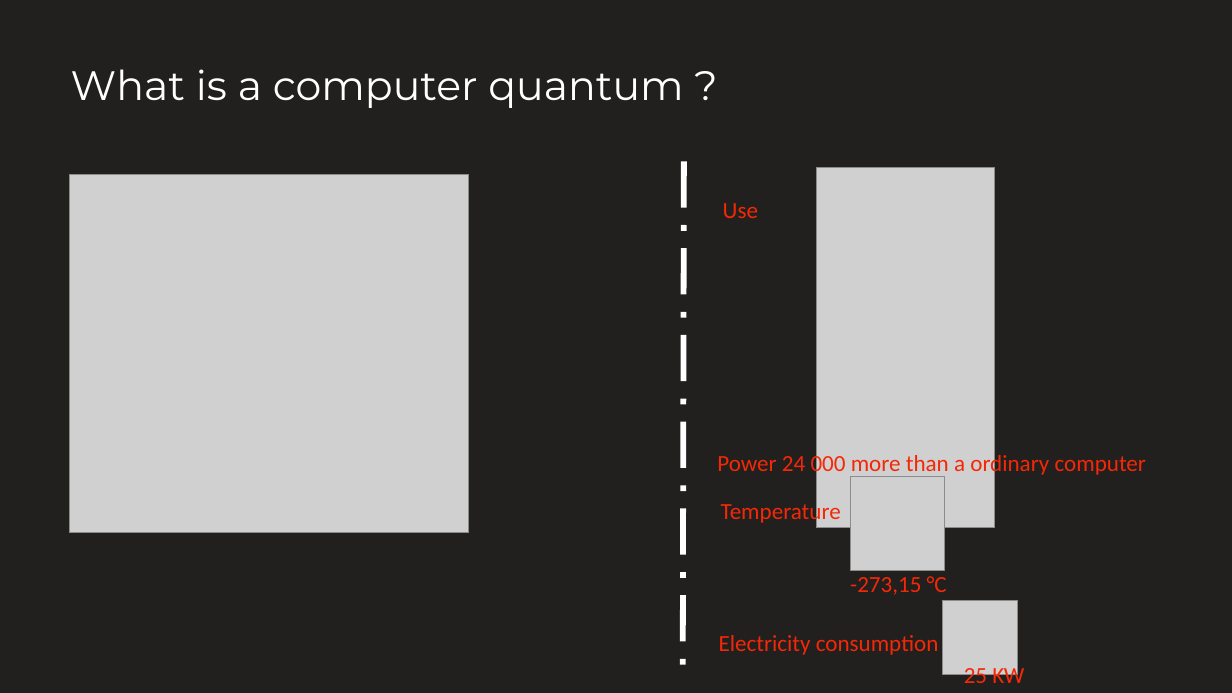
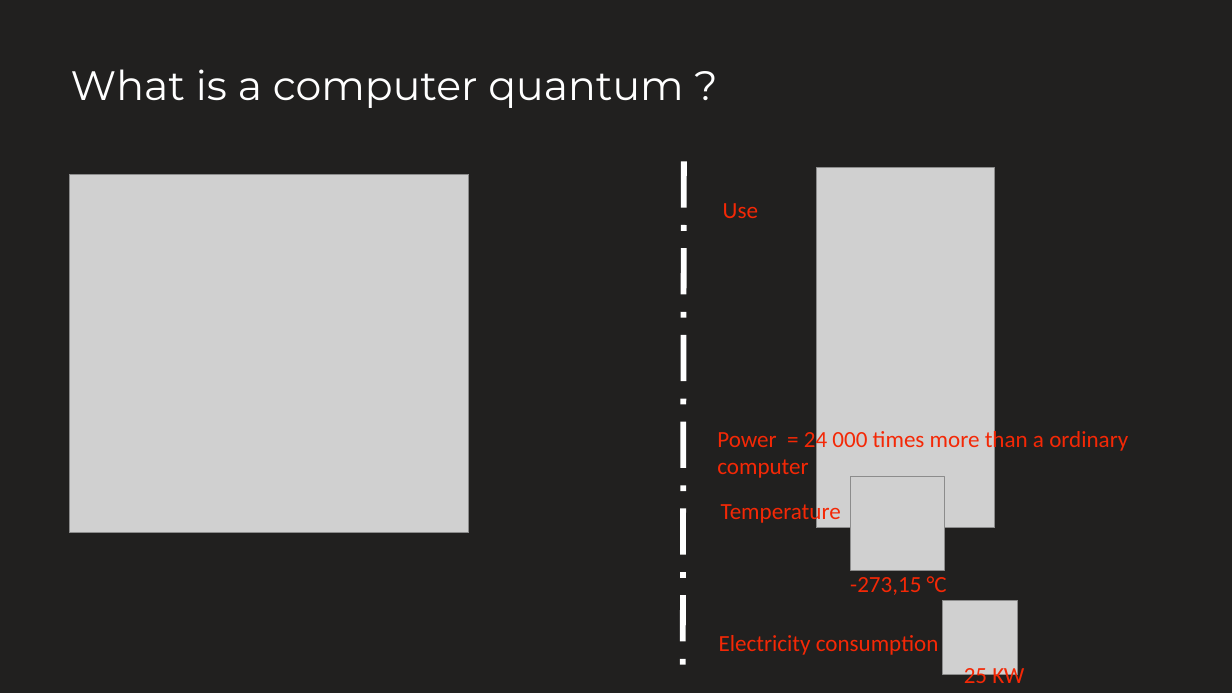
Before and after one commit to kevinalonso/Oral, a slide deck: slide 2 of Présentation1.ppt. Drawn at 1232x693 pixels with LibreOffice and Linux fonts; fonts in the diff are those of the drawing; grey boxes stand for pictures. Boxes give left, top, right and bottom in pixels: in the first picture for what was removed or moved away, otherwise in the second. Text is boxed around its words. In the diff, an @@ line names an element or a change of style, - is before the commit and + after.

```diff
--- a/Présentation1.ppt
+++ b/Présentation1.ppt
@@ text at (x1=717, y1=427, x2=1128, y2=478): text changed @@
-Power 24 000 more than a ordinary computer
+Power = 24 000 times more than a ordinary computer
```
Also in this commit, not shown: 2 other slides changed, 3 slides added, 2 slides removed, 7 other files.
